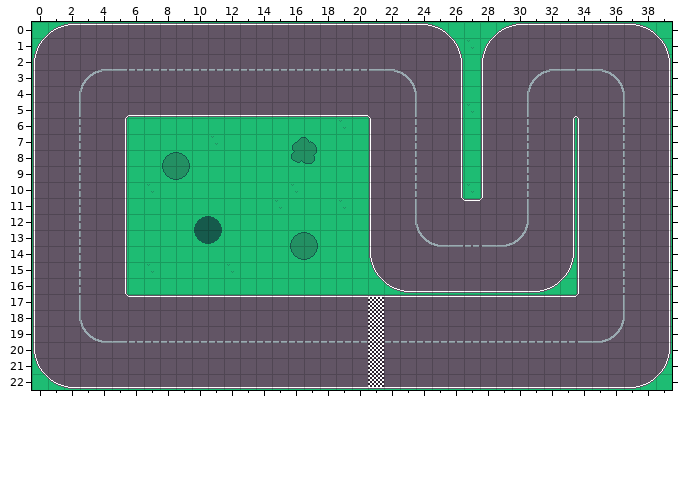
Two versions of a level (Tiled map, Assets/Maps/racing.tmx). Above: the version before the commit.
Cells are 16x16 px. Shown: x 0..39, y 0..22.
And afterwards:
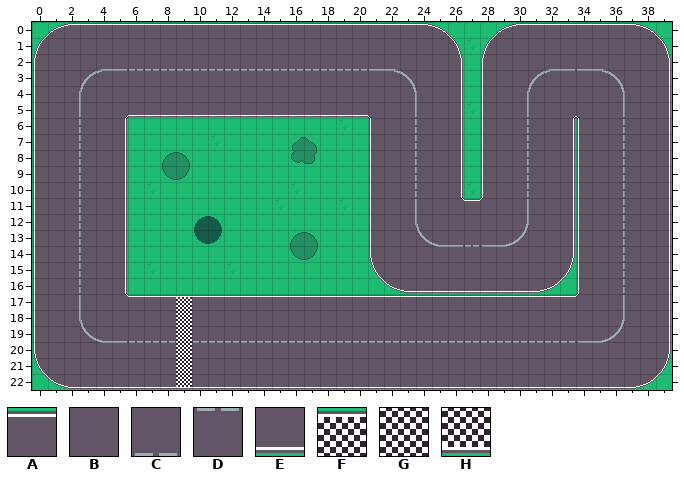
Key: from "TilesetV2": A 117, B 134, C 158, D 177, E 215, F 371, G 390, H 466.
_ is an empty cell.
What changed:
Layer "Capa de patrones 1":
Tile A replaces tile F in row 17 at x 21.
Tile B replaces tile G in row 18 at x 21; in row 21 at x 21.
Tile C replaces tile G in row 19 at x 21.
Tile D replaces tile G in row 20 at x 21.
Tile E replaces tile H in row 22 at x 21.
Tile F replaces tile A in row 17 at x 9.
Tile G replaces tile B in row 18 at x 9; in row 21 at x 9.
Tile G replaces tile C in row 19 at x 9.
Tile G replaces tile D in row 20 at x 9.
Tile H replaces tile E in row 22 at x 9.
